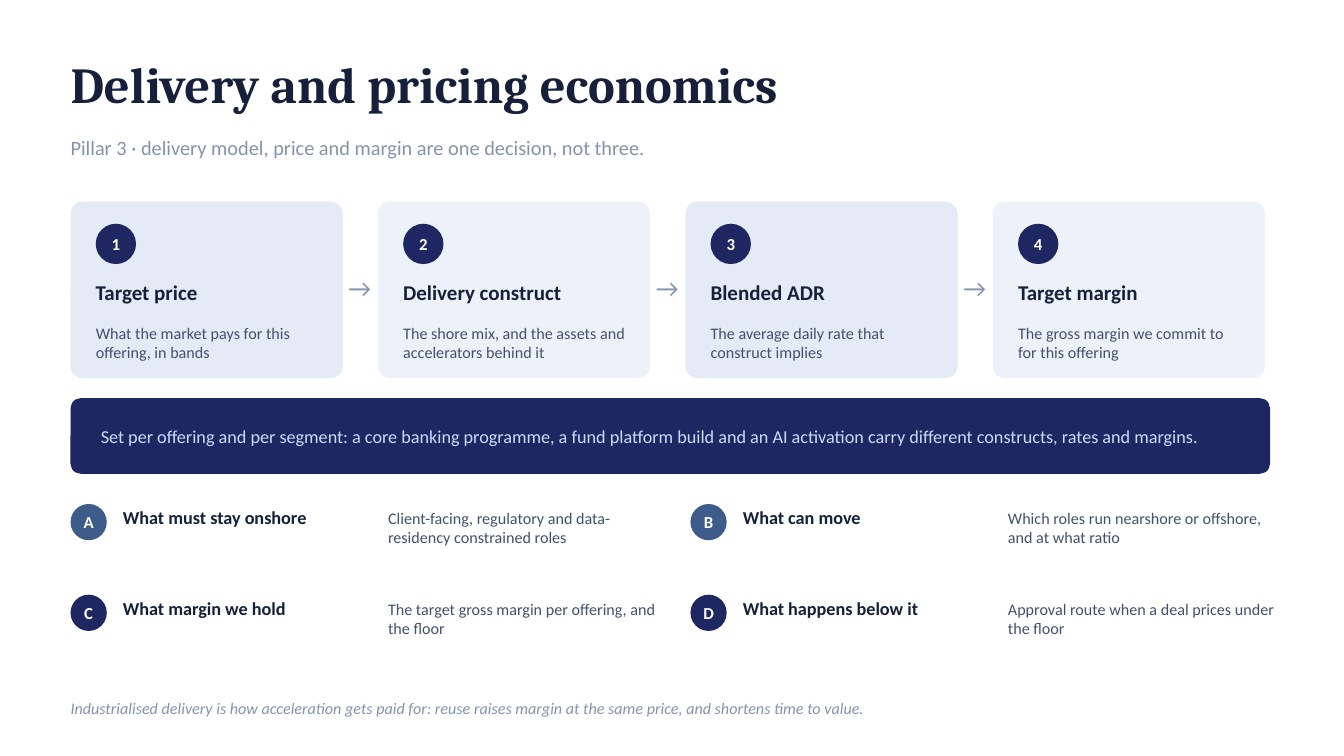
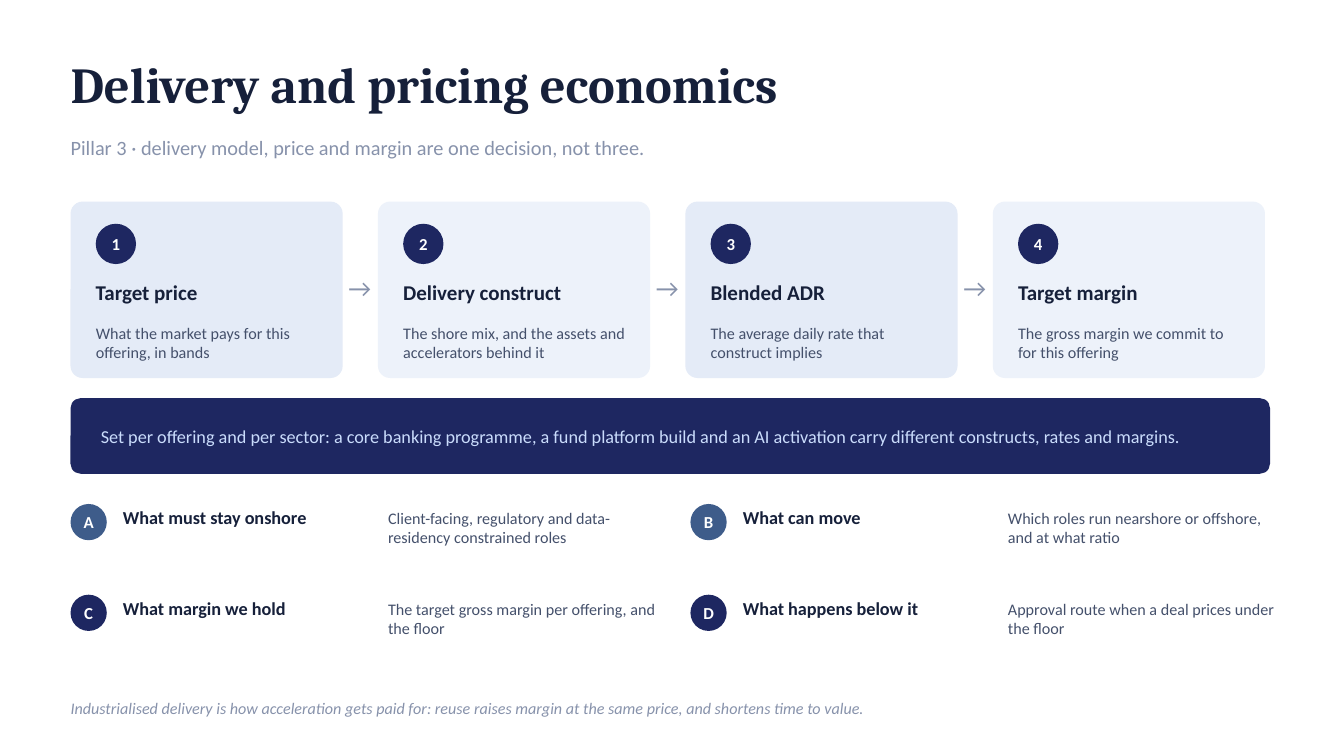
Before and after one commit to dhajjar-cyber/bae, a slide deck: slide 16 of FSI strategy/EAI&D-FSI-Strategy-Development-Plan.pptx. Drawn at 1344x756 pixels with LibreOffice and Linux fonts; fonts in the diff are those of the drawing. Boxes give left, top, right and bottom in pixels: in the first picture for what was removed or moved away, otherwise in the second. Text is boxed around its words. In the diff, an @@ line names an element or a change of style, - is before the commit and + after.

```diff
--- a/FSI strategy/EAI&D-FSI-Strategy-Development-Plan.pptx
+++ b/FSI strategy/EAI&D-FSI-Strategy-Development-Plan.pptx
@@ text at (x1=101, y1=430, x2=1179, y2=446): text changed @@
-Set per offering and per segment: a core banking programme, a fund platform build and an AI activation carry different constructs, rates and margins.
+Set per offering and per sector: a core banking programme, a fund platform build and an AI activation carry different constructs, rates and margins.
```
Also in this commit, not shown: 18 other slides changed, 2 other files.
